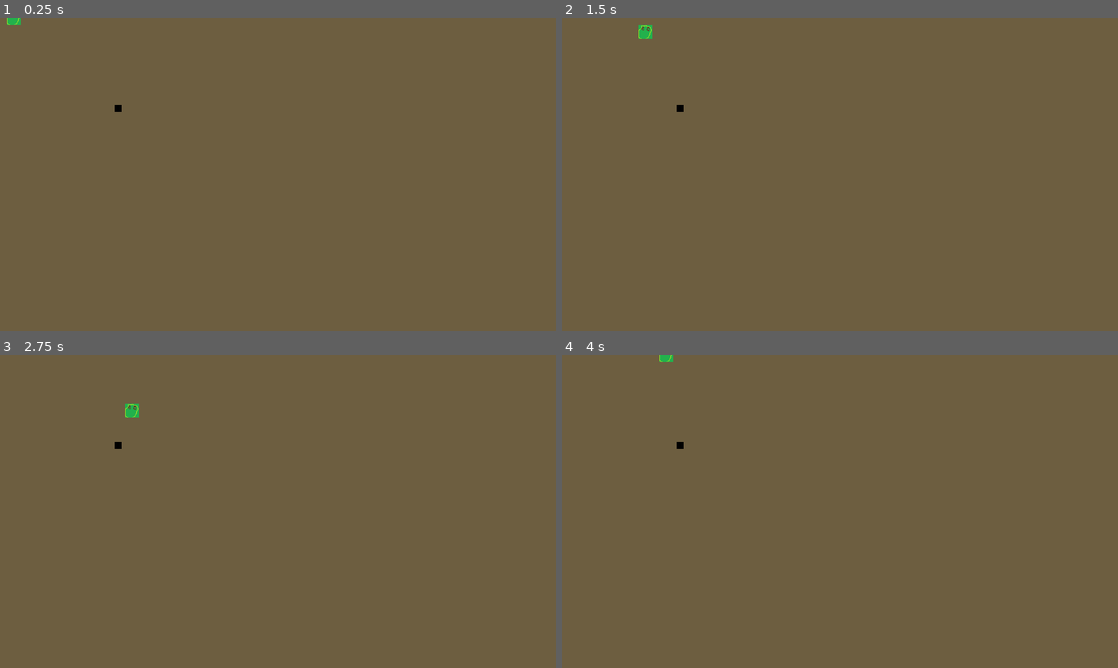
Above: before the commit, frames 1-4 (two rows, left to right).
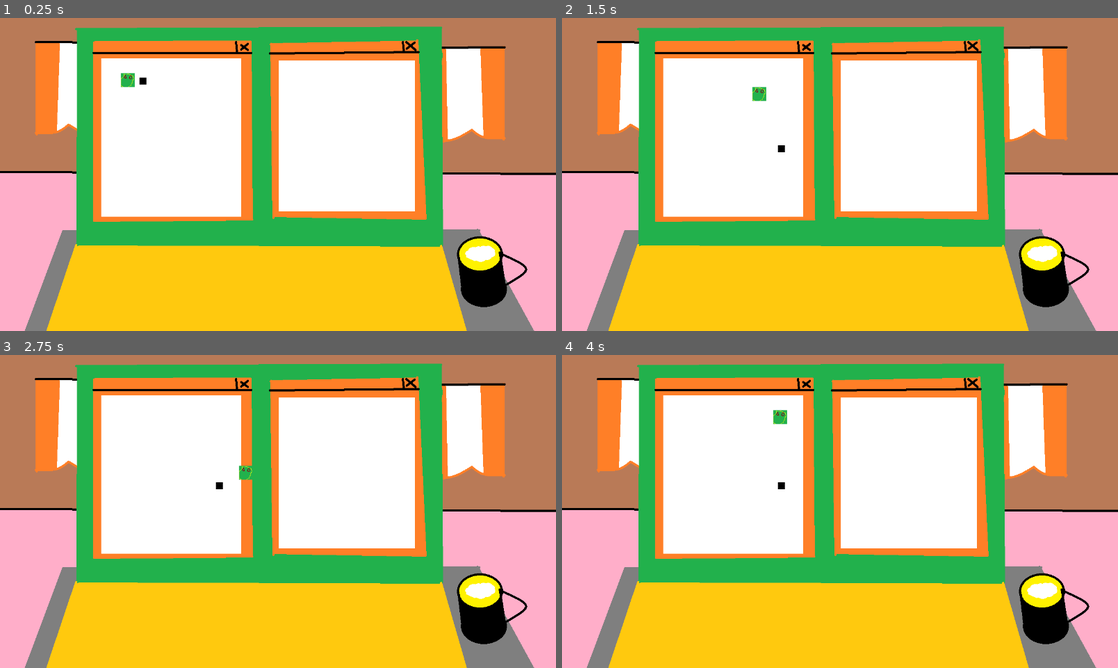
Above: after the commit, the same moments.

Repository: xepewout/BAE
Game: Godot game, scene res://main.tscn
Two runs of this game, one before a commit and one after it. Both use one fixed random seed, a clock stepped at 60 frames per second and the inputs below.
Inputs:
- Up to frame 1 (0.25 s): no input
- Up to frame 2 (1.5 s): tap Enter at 0.5 s; hold Right 0.53-1.28 s; hold Down from 1.28 s (still down)
- Up to frame 3 (2.75 s): release Down at 2.03 s; hold Right from 2.03 s (still down)
- Up to frame 4 (4 s): release Right at 2.78 s; hold Up 2.78-3.53 s; hold Left from 3.53 s (still down)

The runs differ from the first frame. In frame 1, 100% of the frame differs, in the area x 0-100%, y 0-100%; in frame 2, 100%; in frame 3, 100%; in frame 4, 100%.

Commit message:
version .2
simple ui background

Diff:
--- a/bae/main.tscn
+++ b/bae/main.tscn
@@ -1,9 +1,10 @@
-[gd_scene load_steps=7 format=3 uid="uid://dwn4mdqya7iqw"]
+[gd_scene load_steps=8 format=3 uid="uid://dwn4mdqya7iqw"]
 
+[ext_resource type="Texture2D" uid="uid://7nhnxgx6powh" path="res://assests/backgrounds/main.png" id="1_cm3j0"]
 [ext_resource type="Script" path="res://snake.gd" id="1_o3v70"]
-[ext_resource type="Texture2D" uid="uid://b18mr5fafxip1" path="res://assests/sprites/head.png" id="2_1quxu"]
-[ext_resource type="Texture2D" uid="uid://bv61xdybtmcb6" path="res://assests/sprites/snake.png" id="2_rk4rj"]
+[ext_resource type="Texture2D" uid="uid://b18mr5fafxip1" path="res://assests/sprites/snake/head.png" id="3_5wuv7"]
 [ext_resource type="Script" path="res://food.gd" id="3_wmxqn"]
+[ext_resource type="Texture2D" uid="uid://bv61xdybtmcb6" path="res://assests/sprites/snake/snake.png" id="5_ous22"]
 
 [sub_resource type="RectangleShape2D" id="RectangleShape2D_vnqca"]
 
@@ -11,30 +12,51 @@
 
 [node name="Main" type="Node"]
 
-[node name="Snake" type="Area2D" parent="."]
+[node name="CanvasLayer" type="TextureRect" parent="."]
+texture = ExtResource("1_cm3j0")
+
+[node name="Snake Game" type="Node2D" parent="."]
+
+[node name="ColorRect" type="ColorRect" parent="Snake Game"]
+offset_left = 233.0
+offset_top = 93.0
+offset_right = 555.0
+offset_bottom = 457.0
+
+[node name="Snake" type="Area2D" parent="Snake Game/ColorRect"]
+position = Vector2(29, 50)
 script = ExtResource("1_o3v70")
 metadata/_edit_group_ = true
 
-[node name="Sprite2D" type="Sprite2D" parent="Snake"]
-texture = ExtResource("2_1quxu")
+[node name="Sprite2D" type="Sprite2D" parent="Snake Game/ColorRect/Snake"]
+texture = ExtResource("3_5wuv7")
 
-[node name="Timer" type="Timer" parent="Snake"]
+[node name="Timer" type="Timer" parent="Snake Game/ColorRect/Snake"]
 wait_time = 0.1
 autostart = true
 
-[node name="CollisionShape2D" type="CollisionShape2D" parent="Snake"]
+[node name="CollisionShape2D" type="CollisionShape2D" parent="Snake Game/ColorRect/Snake"]
 scale = Vector2(0.8, 0.8)
 shape = SubResource("RectangleShape2D_vnqca")
 
-[node name="Food" type="Area2D" parent="." groups=["Food"]]
+[node name="Food" type="Area2D" parent="Snake Game/ColorRect" groups=["Food"]]
+position = Vector2(96, 52)
 script = ExtResource("3_wmxqn")
 metadata/_edit_group_ = true
 
-[node name="Sprite2D" type="Sprite2D" parent="Food"]
-texture = ExtResource("2_rk4rj")
+[node name="Sprite2D" type="Sprite2D" parent="Snake Game/ColorRect/Food"]
+texture = ExtResource("5_ous22")
 
-[node name="CollisionShape2D" type="CollisionShape2D" parent="Food"]
+[node name="CollisionShape2D" type="CollisionShape2D" parent="Snake Game/ColorRect/Food"]
 scale = Vector2(0.8, 0.8)
 shape = SubResource("RectangleShape2D_iskva")
 
-[connection signal="area_entered" from="Snake" to="Snake" method="_on_area_entered"]
+[node name="File Sort" type="Node2D" parent="."]
+
+[node name="ColorRect" type="ColorRect" parent="File Sort"]
+offset_left = 642.0
+offset_top = 98.0
+offset_right = 955.0
+offset_bottom = 445.0
+
+[connection signal="area_entered" from="Snake Game/ColorRect/Snake" to="Snake Game/ColorRect/Snake" method="_on_area_entered"]
--- a/bae/project.godot
+++ b/bae/project.godot
@@ -19,6 +19,8 @@
 
 window/size/viewport_width=1280
 window/size/viewport_height=720
+window/size/mode=2
+window/stretch/mode="viewport"
 
 [global_group]
 
@@ -51,4 +53,4 @@
 
 renderer/rendering_method="gl_compatibility"
 renderer/rendering_method.mobile="gl_compatibility"
-environment/defaults/default_clear_color=Color(0.42887, 0.370938, 0.251594, 1)
+environment/defaults/default_clear_color=Color(0.338346, 0.309883, 0.151561, 1)
--- a/bae/snake.gd
+++ b/bae/snake.gd
@@ -48,7 +48,7 @@
 
 	# Create a new segment
 	var segment = Sprite2D.new()
-	segment.texture = preload("res://assests/sprites/snake.png")  # Use the same texture as the head
+	segment.texture = preload("res://assests/sprites/snake/snake.png") # Use the same texture as the head
 
 	# Place new segment at the last position in segment_positions
 	var last_position = segment_positions[-1] if segment_positions else position
Binary file added: bae/assests/backgrounds/Test.png
Not shown, added: bae/assests/backgrounds/Test.png.import
Binary file added: bae/assests/backgrounds/main.png
Not shown, added: bae/assests/backgrounds/main.png.import
Binary file added: bae/assests/sprites/fileSort/blueBucket1.png
Not shown, added: bae/assests/sprites/fileSort/blueBucket1.png.import
Renamed: bae/assests/sprites/head.png -> bae/assests/sprites/snake/head.png
Not shown, changed: bae/assests/sprites/snake/head.png.import
Renamed: bae/assests/sprites/snake.png -> bae/assests/sprites/snake/snake.png
Not shown, changed: bae/assests/sprites/snake/snake.png.import
